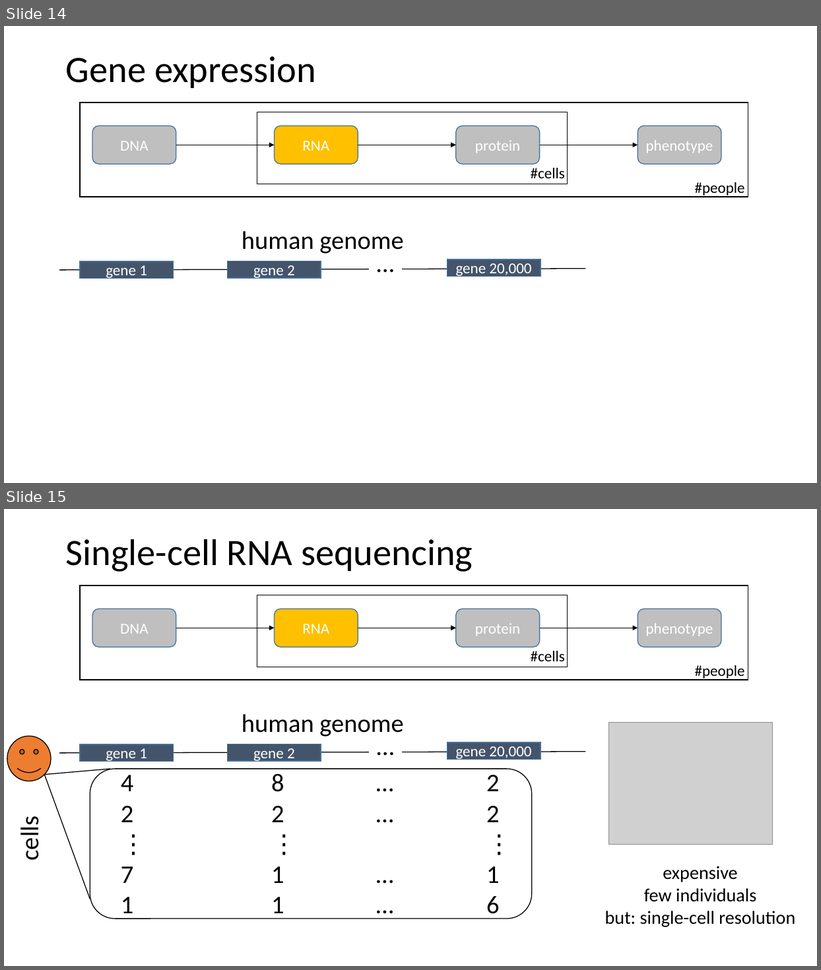
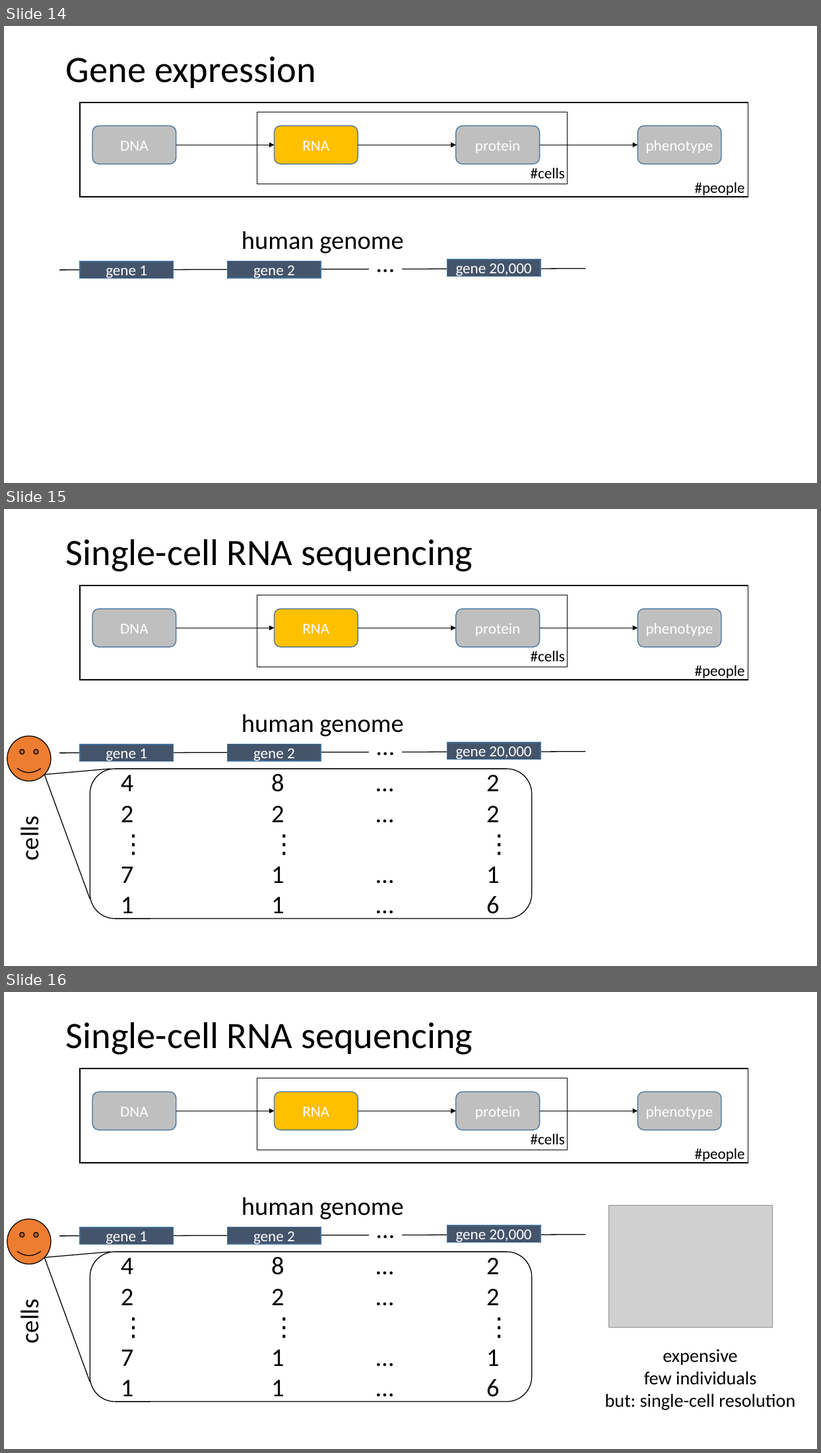
Before and after one commit to lmrl-bio/lmrl-bio.github.io, a slide deck: hostedfiles/datacrashcourse.pptx. Shown one above the other, each under a label of ours: slides 14 and 15 before the commit, slides 14, 15 and 16 after it. The pictures are 821x970 and 821x1453 pixels, drawn with LibreOffice and Linux fonts; fonts in the diff are those of the drawing; grey boxes stand for pictures. Boxes give left, top, right and bottom in pixels: in the first picture for what was removed or moved away, otherwise in the second. Text is boxed around its words. In the diff, an @@ line names an element or a change of style, - is before the commit and + after.

```diff
--- a/hostedfiles/datacrashcourse.pptx
+++ b/hostedfiles/datacrashcourse.pptx
@@ slide 15 added at [4, 509, 817, 966], background #FFFFFF @@
@@ title added at [66, 539, 473, 572], 44 pt, text #000000 @@
+Single-cell RNA sequencing
@@ rectangle added at [81, 586, 748, 680], outline #000000 1 pt @@
@@ rectangle added at [257, 595, 568, 667], outline #000000 1 pt @@
@@ rounded rectangle added at [92, 609, 176, 648], fill #BFBFBF, outline #43739E 1 pt, 18 pt, text #FFFFFF @@
+DNA
@@ rounded rectangle added at [274, 609, 358, 648], fill #FFC000, outline #43739E 1 pt, 18 pt, text #FFFFFF @@
+RNA
@@ rounded rectangle added at [456, 609, 539, 648], fill #BFBFBF, outline #43739E 1 pt, 18 pt, text #FFFFFF @@
+protein
@@ rounded rectangle added at [638, 609, 721, 648], fill #BFBFBF, outline #43739E 1 pt, 18 pt, text #FFFFFF @@
+phenotype
@@ arrow added from (176, 628) to (274, 628), #000000 0.5 pt @@
@@ arrow added from (358, 628) to (456, 628), #000000 0.5 pt @@
@@ arrow added from (539, 628) to (638, 628), #000000 0.5 pt @@
@@ text added at [531, 651, 565, 661], 18 pt, text #000000 @@
+#cells
@@ text added at [695, 665, 745, 680], 18 pt, text #000000 @@
+#people
@@ text added at [242, 714, 403, 737], 30 pt, text #000000 @@
+human genome
@@ smiley face added at [7, 736, 51, 781], fill #ED7D31, outline #000000 1 pt @@
@@ rectangle added at [81, 745, 174, 762], fill #44546A, outline #43739E 1 pt, 18 pt, text #FFFFFF @@
+gene 1
@@ rectangle added at [228, 745, 321, 762], fill #44546A, outline #43739E 1 pt, 18 pt, text #FFFFFF @@
+gene 2
@@ text added at [369, 736, 402, 755], 30 pt, text #000000 @@
+…
@@ rectangle added at [448, 743, 541, 760], fill #44546A, outline #43739E 1 pt, 18 pt, text #FFFFFF @@
+gene 20,000
@@ line added from (59, 753) to (586, 752), #000000 1 pt @@
@@ line added from (44, 775) to (90, 900), #000000 1 pt @@
@@ line added from (44, 775) to (110, 769), #000000 1 pt @@
@@ rounded rectangle added at [90, 769, 532, 919], outline #000000 1 pt @@
@@ text added at [121, 775, 499, 920], 30 pt, text #000000 @@
+4 8 … 2
+2 2 … 2
+⋮ ⋮ ⋮
+7 1 … 1
+1 1 … 6
@@ text added at [15, 820, 46, 859], 30 pt, text #000000 @@
+cells
@@ what was slide 15 is now slide 16 @@
```
Also in this commit, not shown: 1 slide changed, 1 other slide added, 1 other file.
